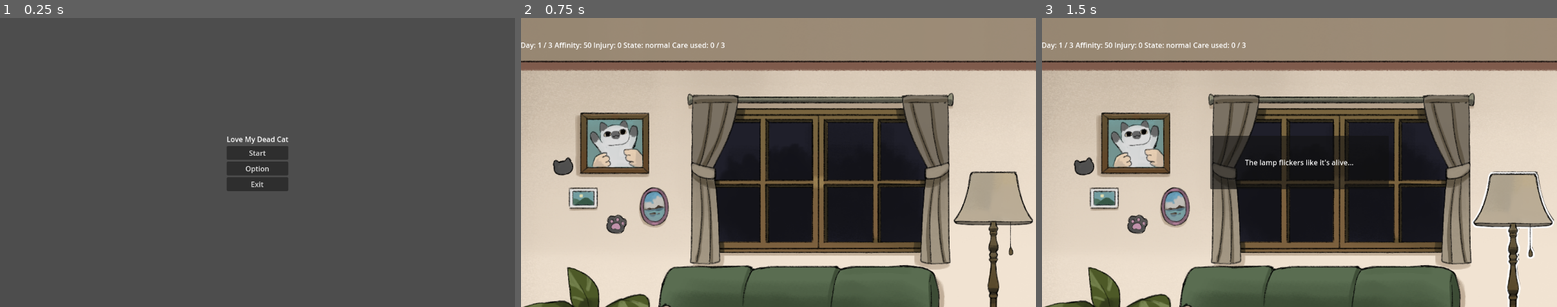
Above: before the commit, frames 1-3 (left to right).
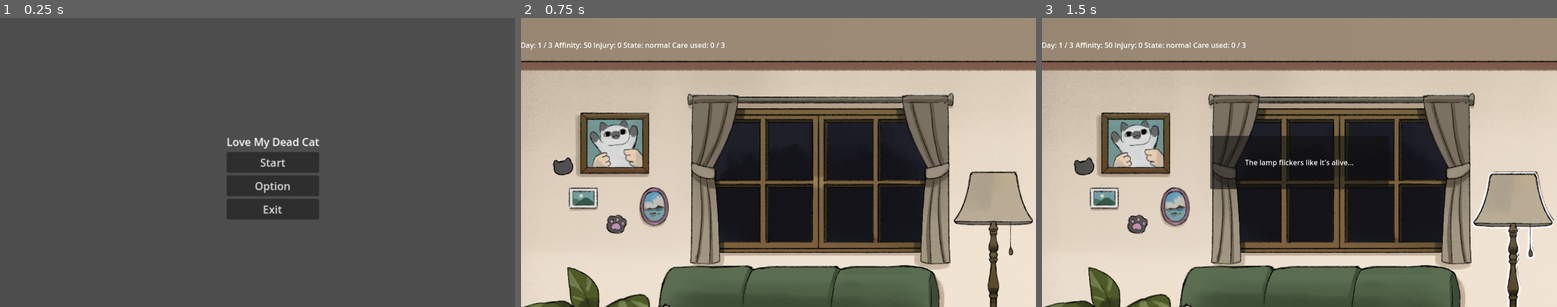
Above: after the commit, the same moments.

Repository: KKSNM-Studio/LoveMyDeadCatV2
Game: Godot game, scene res://Scenes/Main/MainMenu.tscn
Two runs of this game, one before a commit and one after it. Both use one fixed random seed, a clock stepped at 60 frames per second and the inputs below.
Inputs (mouse positions are in pixels of both pictures, inside the frame that each line leads up to):
- Up to frame 1 (0.25 s): no input
- Up to frame 2 (0.75 s): click "Start" at 0.5 s
- Up to frame 3 (1.5 s): click (1510, 298) at 1.25 s

The runs differ from the first frame. In frame 1, 3.3% of the frame differs, in the area x 44-62%, y 40-70%; in frame 2, nothing differs; in frame 3, nothing differs.

Commit message:
Update that can click button
the button in care menu can click now

Diff:
--- a/Scenes/Main/MainMenu.tscn
+++ b/Scenes/Main/MainMenu.tscn
@@ -24,6 +24,7 @@
 offset_bottom = 50.5
 grow_horizontal = 2
 grow_vertical = 2
+scale = Vector2(1.5, 1.5)
 
 [node name="Label" type="Label" parent="VBoxContainer"]
 layout_mode = 2
--- a/Scenes/UI/CareMenu.tscn
+++ b/Scenes/UI/CareMenu.tscn
@@ -14,6 +14,7 @@
 
 [node name="CareMenu" type="Control"]
 layout_mode = 3
+anchors_preset = 0
 script = ExtResource("1_35vge")
 
 [node name="CatPanel" type="Control" parent="."]
@@ -34,6 +35,7 @@
 offset_bottom = 4.0
 
 [node name="ButtonArea" type="VBoxContainer" parent="."]
+z_index = 2
 layout_mode = 1
 anchors_preset = -1
 anchor_right = 1.0
@@ -75,6 +77,7 @@
 offset_bottom = 1076.0
 grow_horizontal = 2
 grow_vertical = 2
+mouse_filter = 2
 texture = ExtResource("2_jwnnh")
 
 [node name="CanvasModulate" type="CanvasModulate" parent="BG"]
--- a/project.godot
+++ b/project.godot
@@ -29,3 +29,7 @@
 SaveManager="*res://Autoload/SaveManager.gd"
 CursorManager="*res://Autoload/CursorManager.gd"
 AudioManager="*res://Autoload/AudioManager.gd"
+
+[rendering]
+
+textures/vram_compression/import_etc2_astc=true
Not shown, changed: export_presets.cfg
